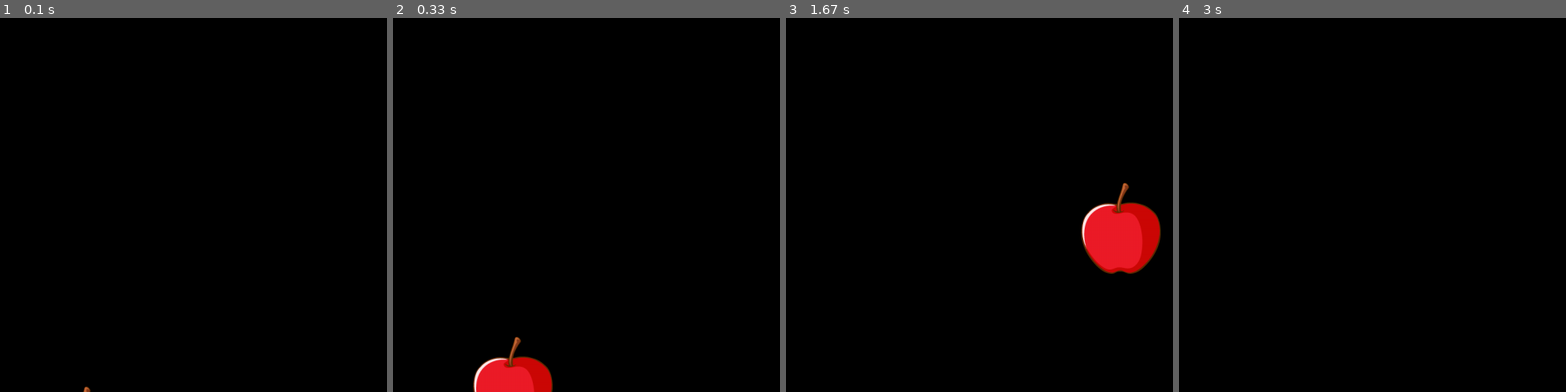
Above: before the commit, frames 1-4 (left to right).
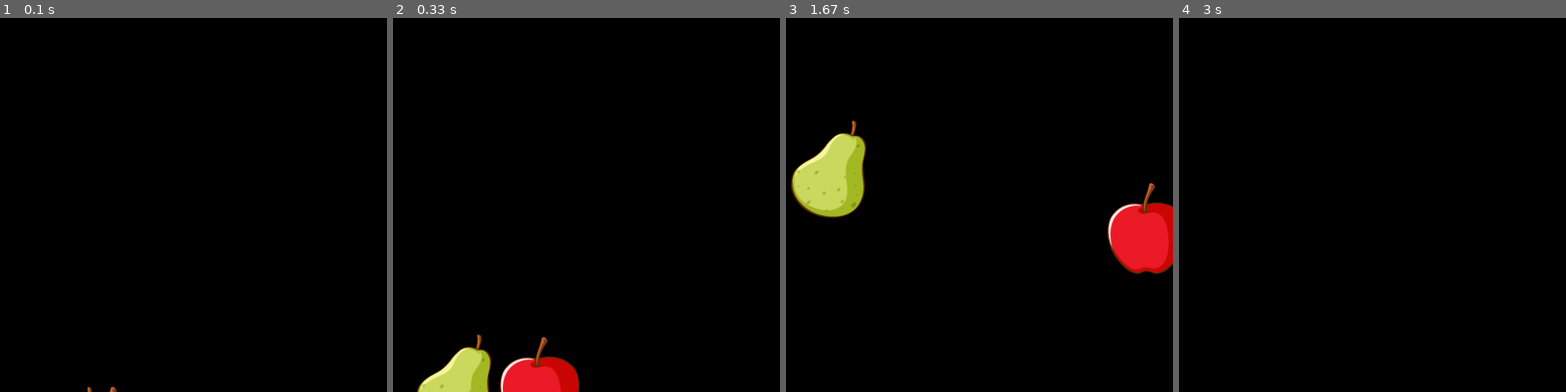
Above: after the commit, the same moments.

Repository: lorenzo-ottaviani/typing-game
Game: pygame game, started from test_fruits.py
Same seed, same stepped clock (60 frames per second), same inputs: the game is played once before the commit and once after it.
Inputs:
- Up to frame 1 (0.1 s): no input
- Up to frame 2 (0.33 s): no input
- Up to frame 3 (1.67 s): no input
- Up to frame 4 (3 s): no input

The runs differ from the first frame. In frame 1, less than 0.1% of the frame differs, in the area x 21-31%, y 98-100%; in frame 2, 3.4%; in frame 3, 6.6%, in the area x 1-100%, y 27-69%; in frame 4, nothing differs.

Commit message:
feat: add one more fruit to the game!

Diff:
--- a/test_fruits.py
+++ b/test_fruits.py
@@ -4,6 +4,7 @@
 from functions.CONFIGS import *
 
 apple = pygame.image.load("assets/images/fruits/apple.png")
+pear = pygame.image.load("assets/images/fruits/pear.png")
 # apple = pygame.transform.scale(apple, (90, 90))
 
 pygame.init()
@@ -14,12 +15,21 @@
 x_min = 6/14 * SCREEN_WIDTH
 x_max = 8/14 * SCREEN_WIDTH
 
-x = uniform(x_min, x_max)
+objet = {"type": "random(object_types)", "x": uniform(x_min, x_max), "y": SCREEN_HEIGHT, "speed_x": uniform(-7, 7),
+         "speed_y": uniform(-17, -15)}
 
-y = SCREEN_HEIGHT
+x_apple = uniform(x_min, x_max)
 
-speed_x = uniform(-7, 7)
-speed_y = uniform(-17, -15)
+x_pear = uniform(x_min, x_max)
+
+y_apple = SCREEN_HEIGHT
+y_pear = SCREEN_HEIGHT
+
+speed_x_apple = uniform(-7, 7)
+speed_y_apple = uniform(-17, -15)
+
+speed_x_pear = uniform(-7, 7)
+speed_y_pear = uniform(-17, -15)
 
 t0 = pygame.time.get_ticks()  # Initial time
 
@@ -33,11 +43,15 @@
 
     t = (pygame.time.get_ticks() - t0) / 400  # Count the time during movement.
 
-    x += speed_x
-    y += speed_y * t + 5 * t**2
+    x_apple += speed_x_apple
+    y_apple += speed_y_apple * t + 5 * t**2
+
+    x_pear += speed_x_pear
+    y_pear += speed_y_pear * t + 5 * t ** 2
 
     screen.fill((0, 0, 0))  # Cancel old place of image during movement.
-    screen.blit(apple, (x,y))
+    screen.blit(apple, (x_apple, y_apple))
+    screen.blit(pear, (x_pear, y_pear))
     pygame.display.flip()
 
     clock.tick(60)
